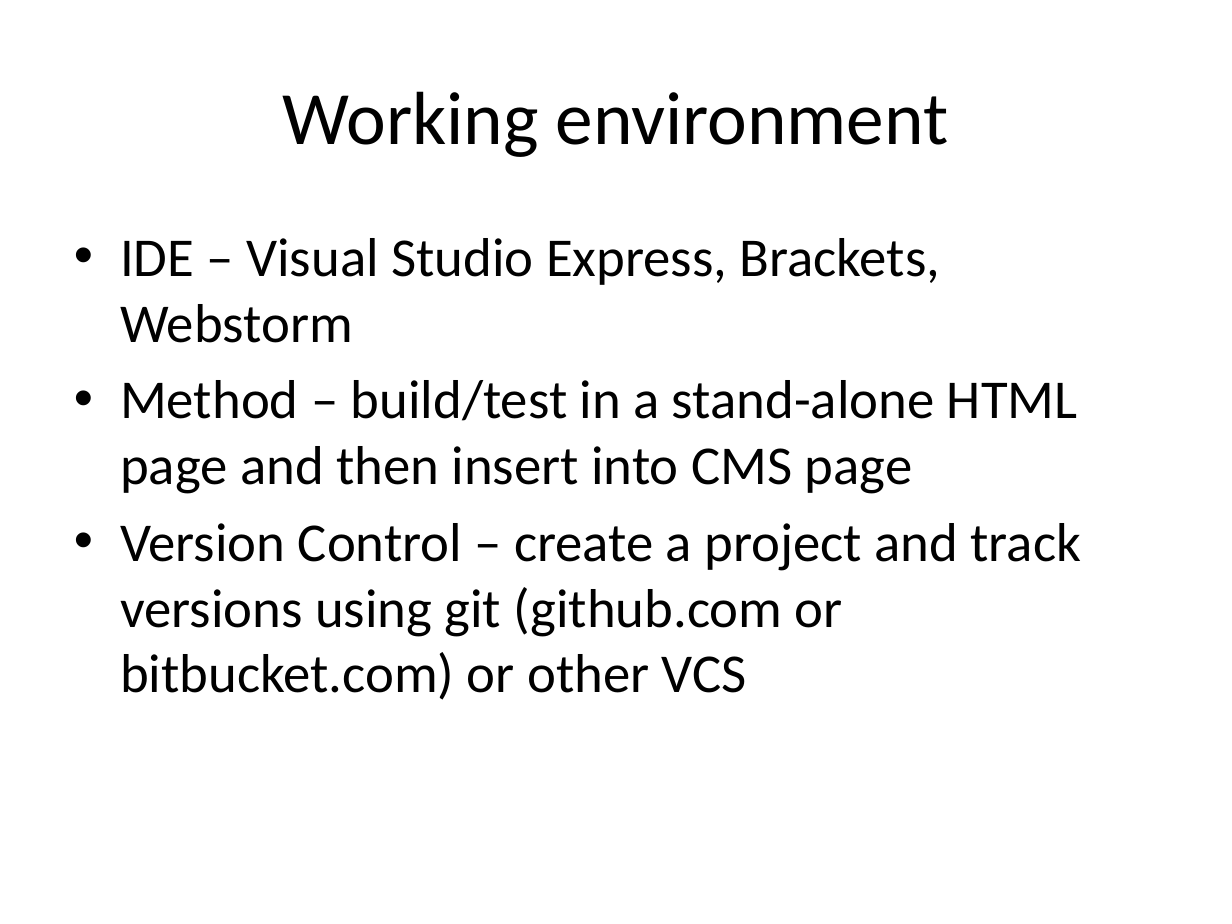
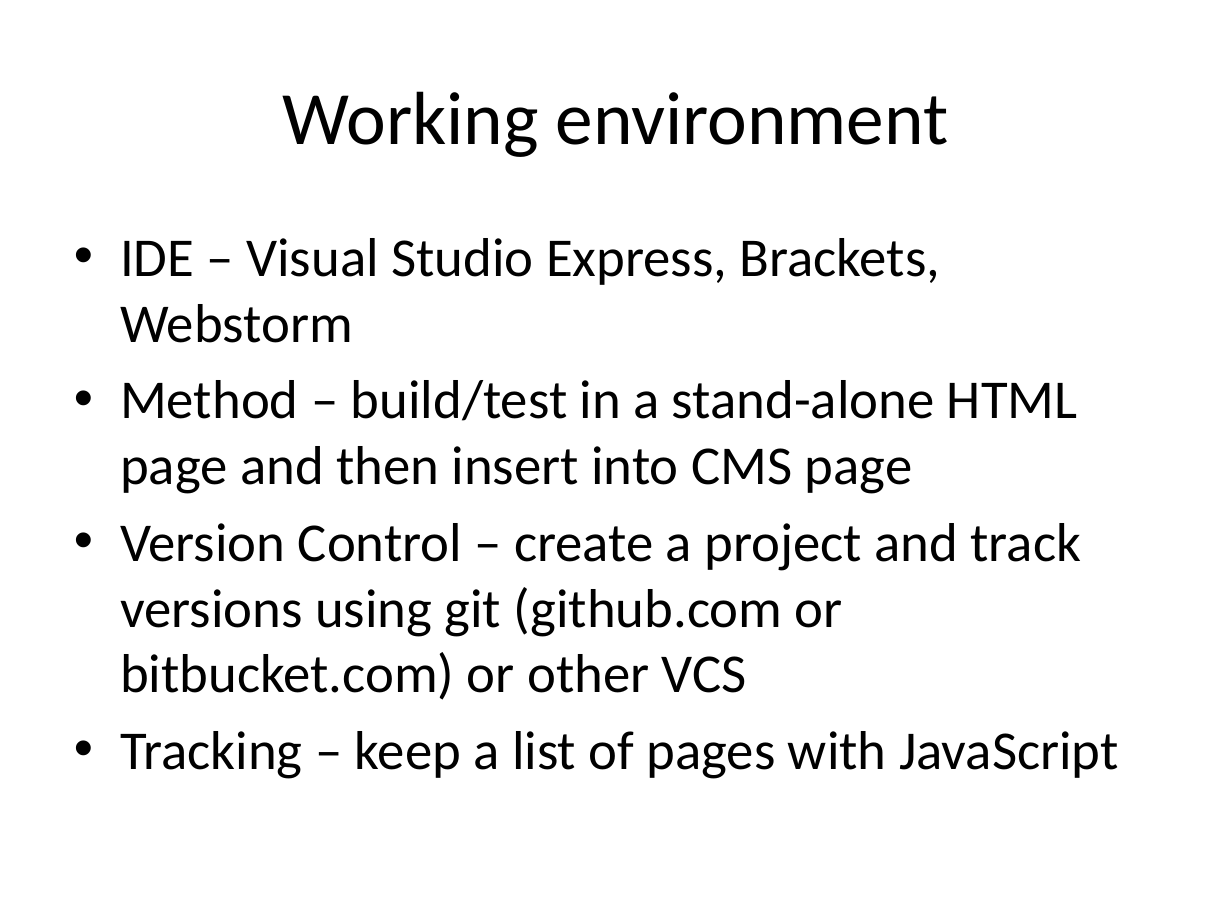
Before and after one commit to paul-burtness/webdevmojo, a slide deck: slide 22 of webdevmojo.pptx. Drawn at 1232x924 pixels with LibreOffice and Linux fonts; fonts in the diff are those of the drawing. Boxes give left, top, right and bottom in pixels: in the first picture for what was removed or moved away, otherwise in the second. Text is boxed around its words. In the diff, an @@ line names an element or a change of style, - is before the commit and + after.

Commit message:
finished presentation

```diff
--- a/webdevmojo.pptx
+++ b/webdevmojo.pptx
@@ text at (x1=120, y1=731, x2=1119, y2=779): paragraph added @@
+• Tracking – keep a list of pages with JavaScript
```
Also in this commit, not shown: 2 other slides changed.
